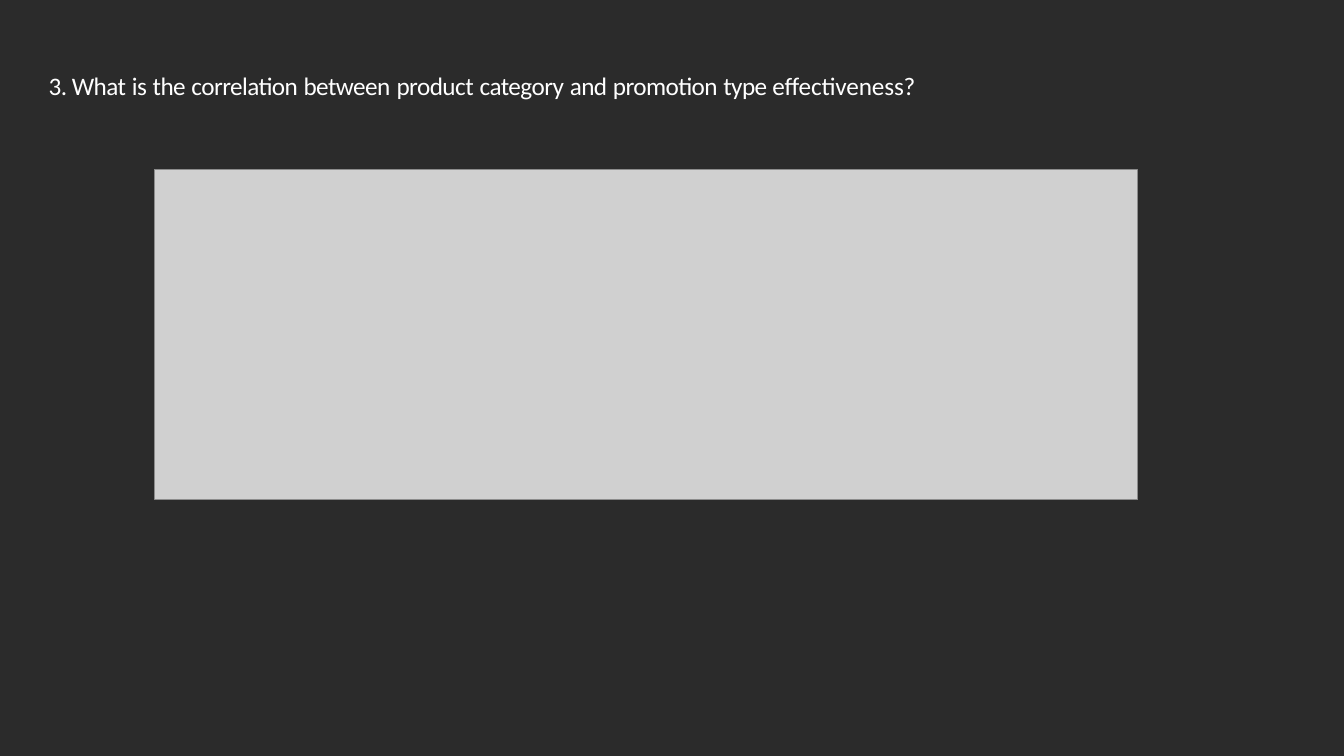
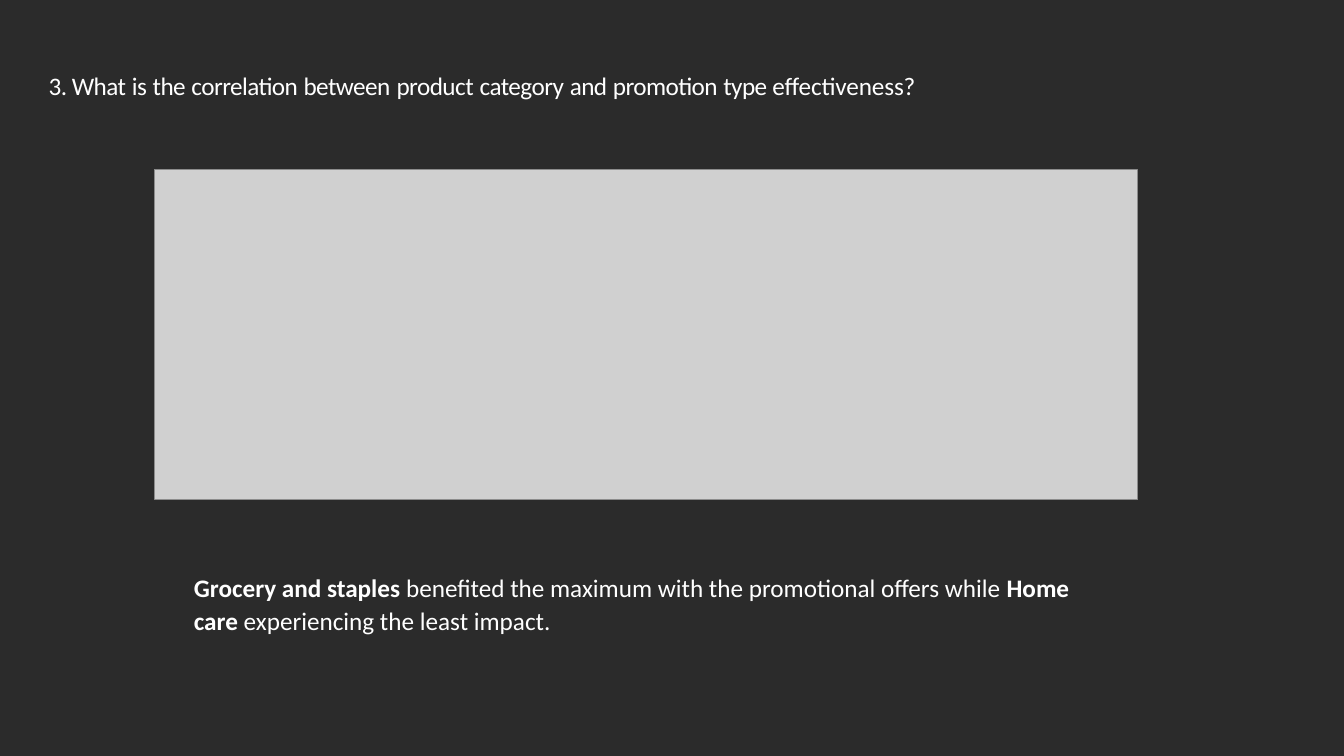
Before and after one commit to AmAn-1234567890/Atliq-Promotional-Campaign-analysis--Codebasics-challenge-9, a slide deck: slide 21 of Final Presentation.pptx. Drawn at 1344x756 pixels with LibreOffice and Linux fonts; fonts in the diff are those of the drawing; grey boxes stand for pictures; background and template pictures are left out; a plain dark background stands for a picture behind light text. Boxes give left, top, right and bottom in pixels: in the first picture for what was removed or moved away, otherwise in the second. Text is boxed around its words. In the diff, an @@ line names an element or a change of style, - is before the commit and + after.

```diff
--- a/Final Presentation.pptx
+++ b/Final Presentation.pptx
@@ text added at box(194, 579, 1070, 635), 18 pt, text #FFFFFF @@
+Grocery and staples benefited the maximum with the promotional offers while Home care experiencing the least impact.
```
Also in this commit, not shown: 4 other slides changed.
